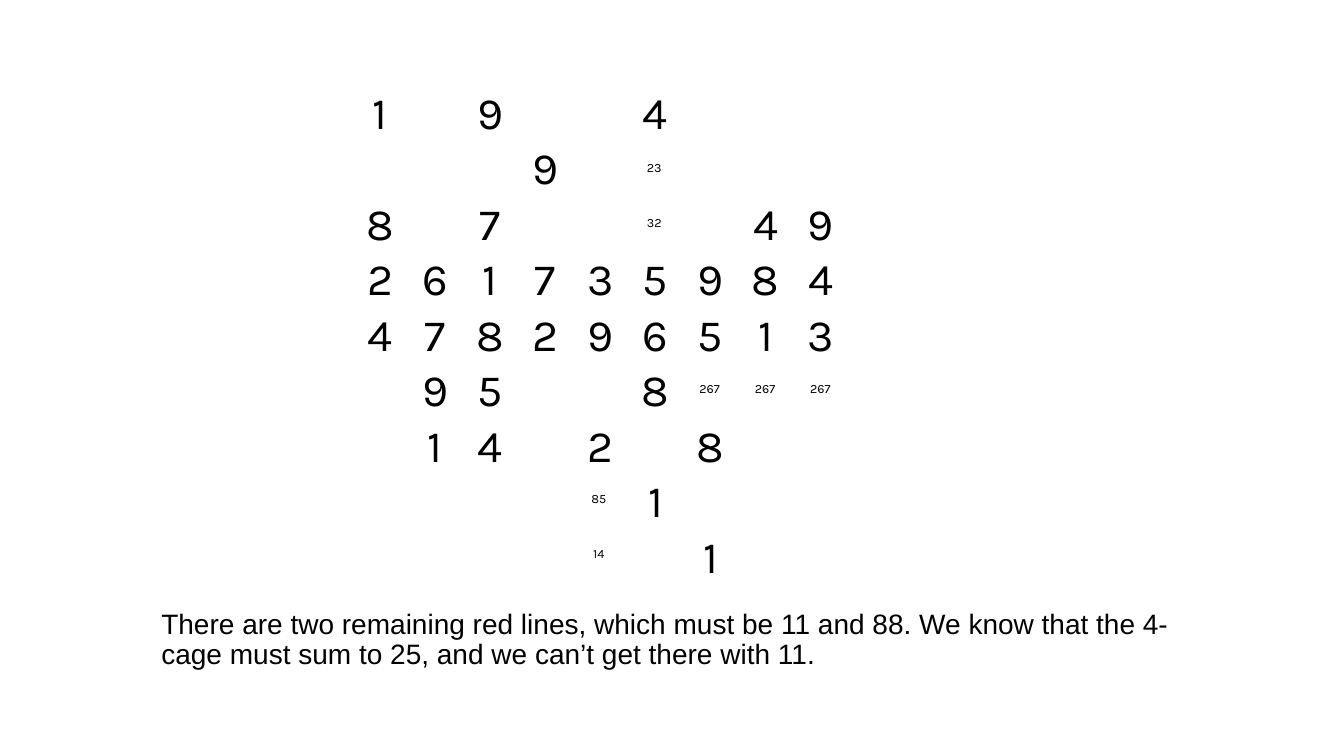
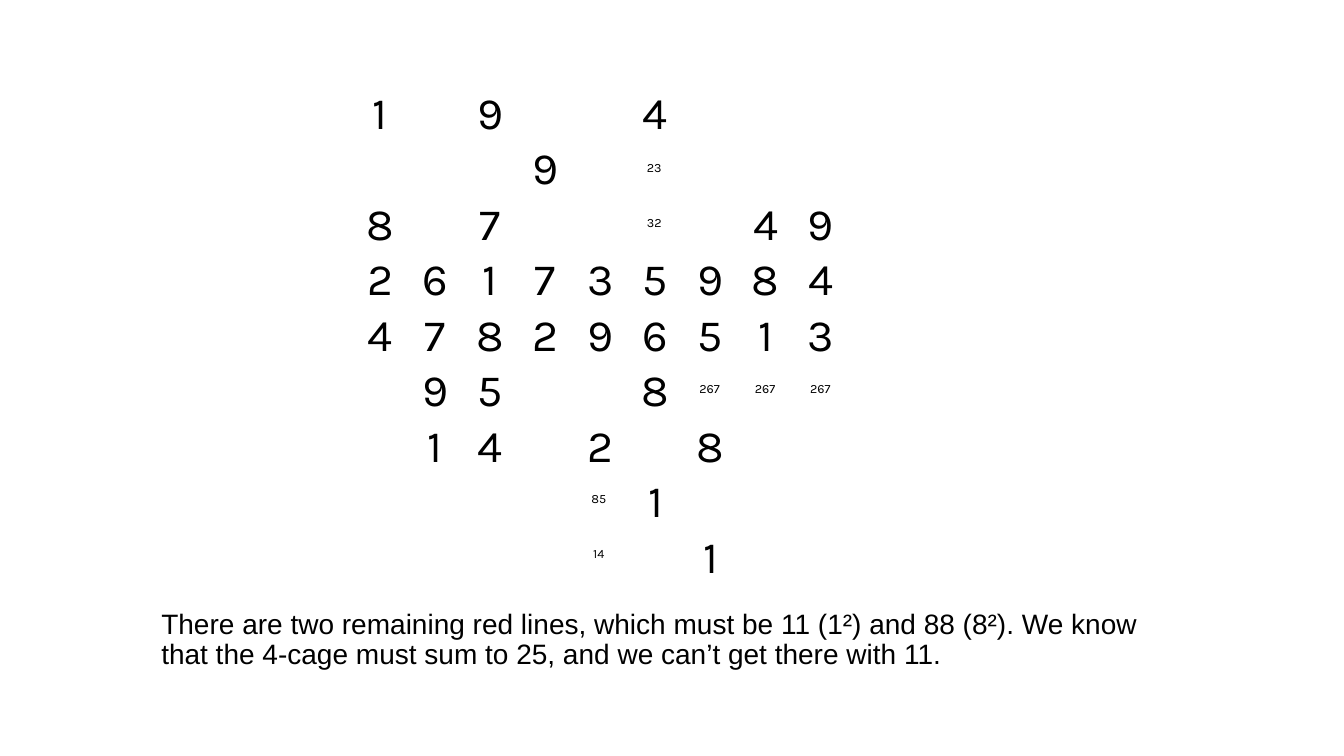
Before and after one commit to jhardis/WSJ_Number_Puzzles, a slide deck: slide 35 of 20260822_2.pptx. Drawn at 1344x756 pixels with LibreOffice and Linux fonts; fonts in the diff are those of the drawing; background and template pictures are left out. Boxes give left, top, right and bottom in pixels: in the first picture for what was removed or moved away, otherwise in the second. Text is boxed around its words. In the diff, an @@ line names an element or a change of style, - is before the commit and + after.

```diff
--- a/20260822_2.pptx
+++ b/20260822_2.pptx
@@ text at box(161, 613, 1136, 669): text changed @@
-There are two remaining red lines, which must be 11 and 88. We know that the 4-cage must sum to 25, and we can’t get there with 11.
+There are two remaining red lines, which must be 11 (1²) and 88 (8²). We know that the 4-cage must sum to 25, and we can’t get there with 11.
```
Also in this commit, not shown: 5 other slides changed.
